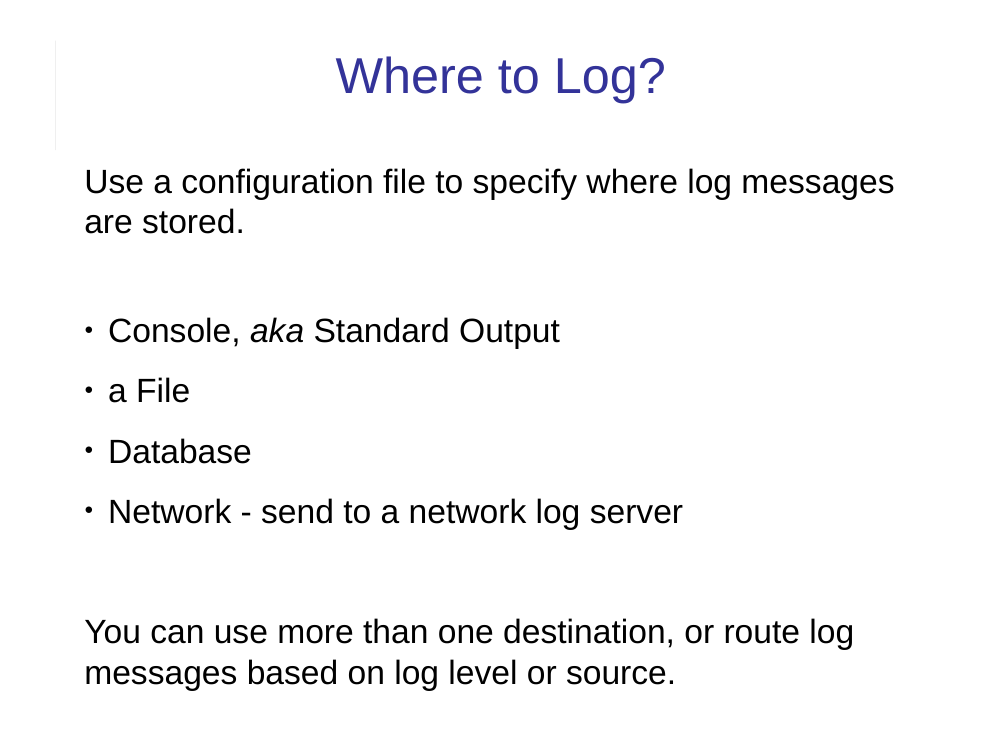
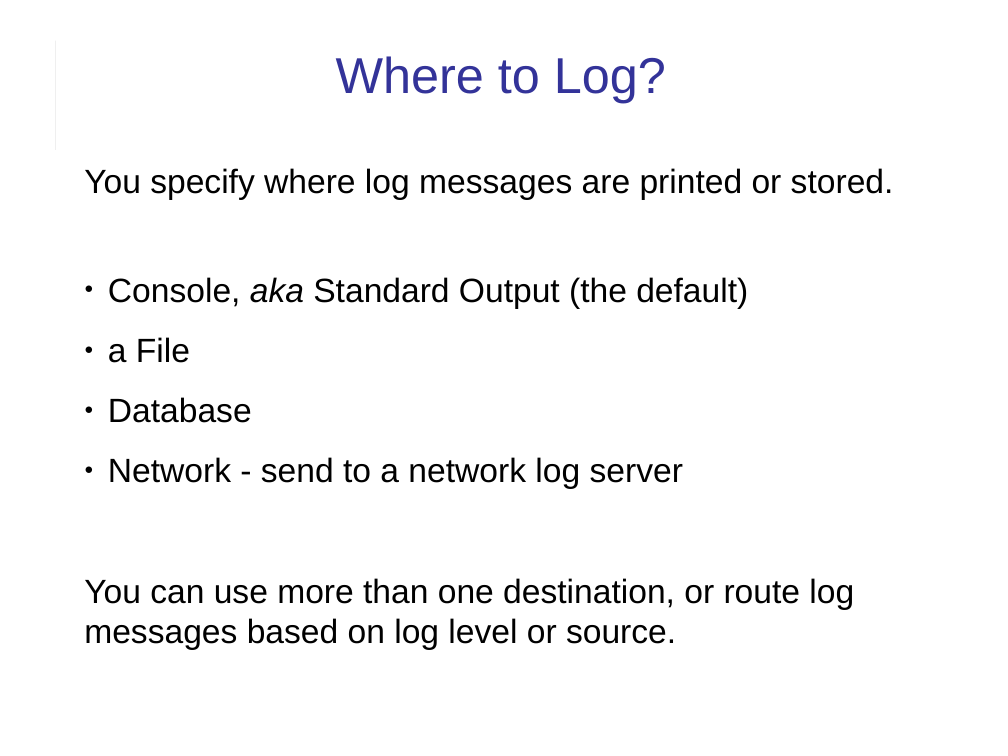
Before and after one commit to cpske/ISP, a slide deck: slide 12 of logging/Logging.ppt. Drawn at 1008x756 pixels with LibreOffice and Linux fonts; fonts in the diff are those of the drawing. Boxes give left, top, right and bottom in pixels: in the first picture for what was removed or moved away, otherwise in the second. Text is boxed around its words. In the diff, an @@ line names an element or a change of style, - is before the commit and + after.

```diff
--- a/logging/Logging.ppt
+++ b/logging/Logging.ppt
@@ text at box(84, 168, 894, 309): text changed @@
-Use a configuration file to specify where log messages are stored.
-● Console, aka Standard Output
+You specify where log messages are printed or stored.
+● Console, aka Standard Output (the default)
@@ text at box(108, 337, 683, 489): indent changed @@
```
Also in this commit, not shown: 3 other slides changed, 3 other files.
